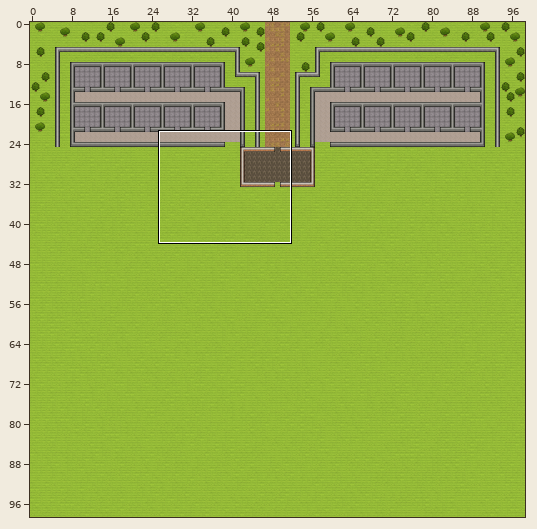
One commit to this Tiled map (JSON): Map/Map(good).json. The picture above shows the old version from afar; the outline marks the close-up.
Close-up. Before:
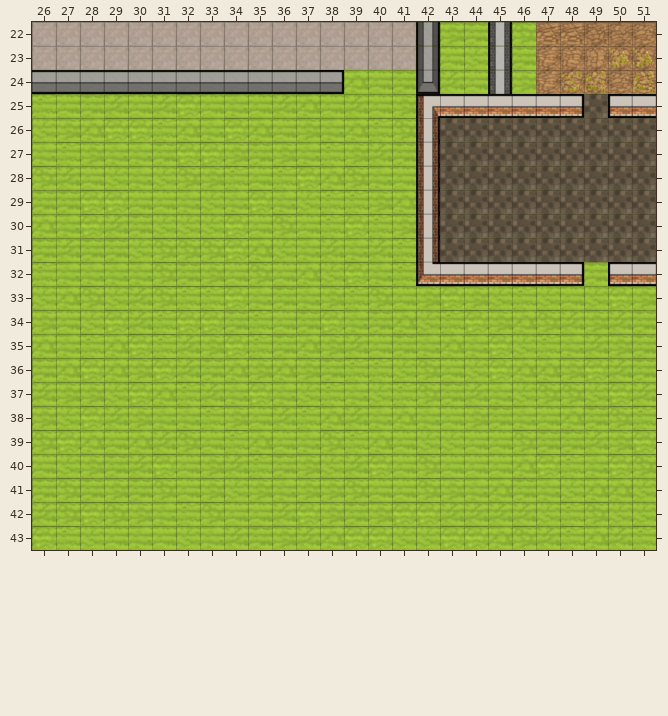
Cells are 32x32 px. Shown: x 26..51, y 22..43. The commit also changed other parts of the map, which this record leaves out.
The same view after the edit:
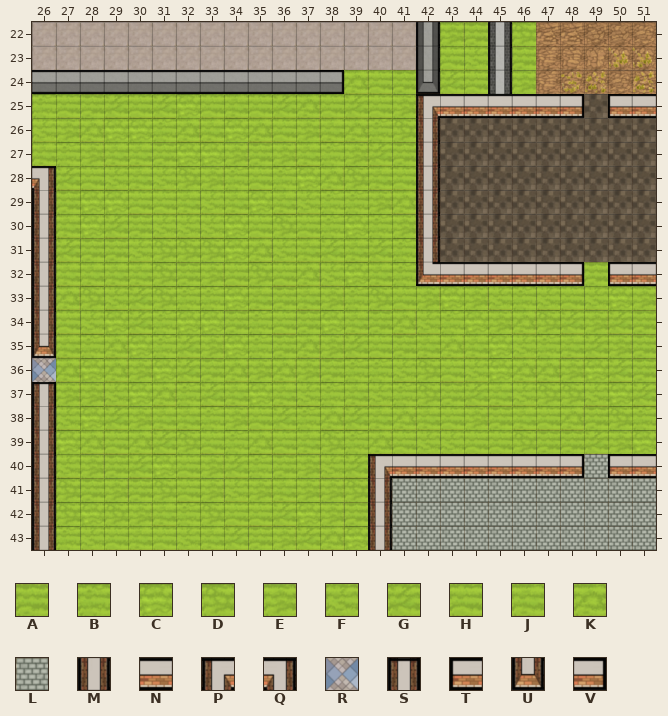
Key: from "Tileset": A 128, B 129, C 130, D 131, E 132, F 160, G 161, H 162, J 163, K 164, L 197, M 264, N 265, P 266, Q 267, R 276, S 296, T 297, U 328, V 329.
_ is an empty cell.
Tiles replaced or removed in this view: A, B, C, D, E, F, G, H, J, K.
Edits made:
Changed rows in their new state; . is an unchanged cell.
Layer "Floor":
first column x 26:
28 _.........................
29 _.........................
30 _.........................
31 _.........................
32 _.........................
33 _.........................
34 _.........................
35 _.........................
36 R.........................
37 _.........................
38 _.........................
39 _.........................
40 _............._________L__
41 _............._LLLLLLLLLLL
42 _............._LLLLLLLLLLL
43 _............._LLLLLLLLLLL
Layer "Walls":
first column x 26:
28 Q.........................
29 M.........................
30 M.........................
31 M.........................
32 M.........................
33 M.........................
34 M.........................
35 U.........................
37 S.........................
38 M.........................
39 M.........................
40 M.............PNNNNNNNV.TN
41 M.............M...........
42 M.............M...........
43 M.............M...........
